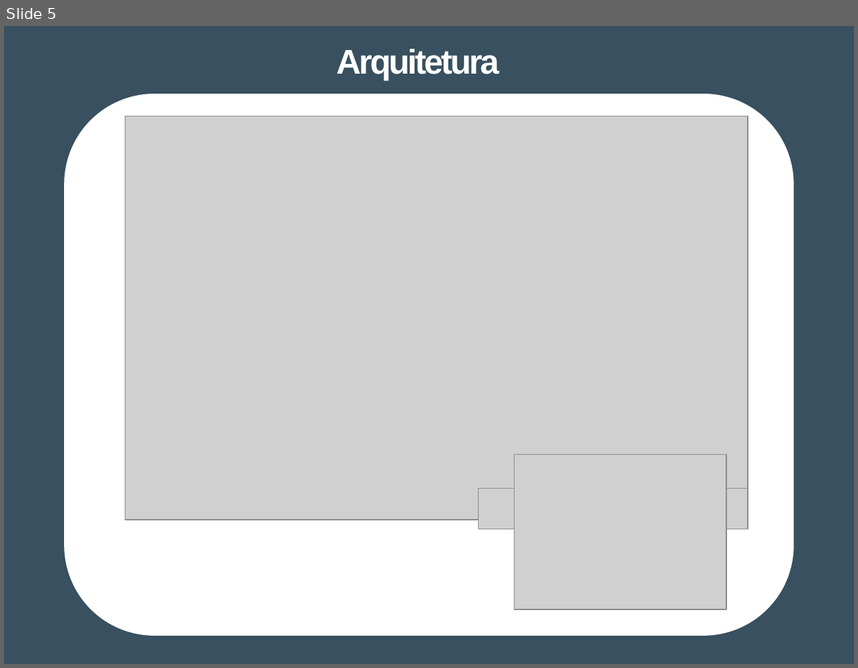
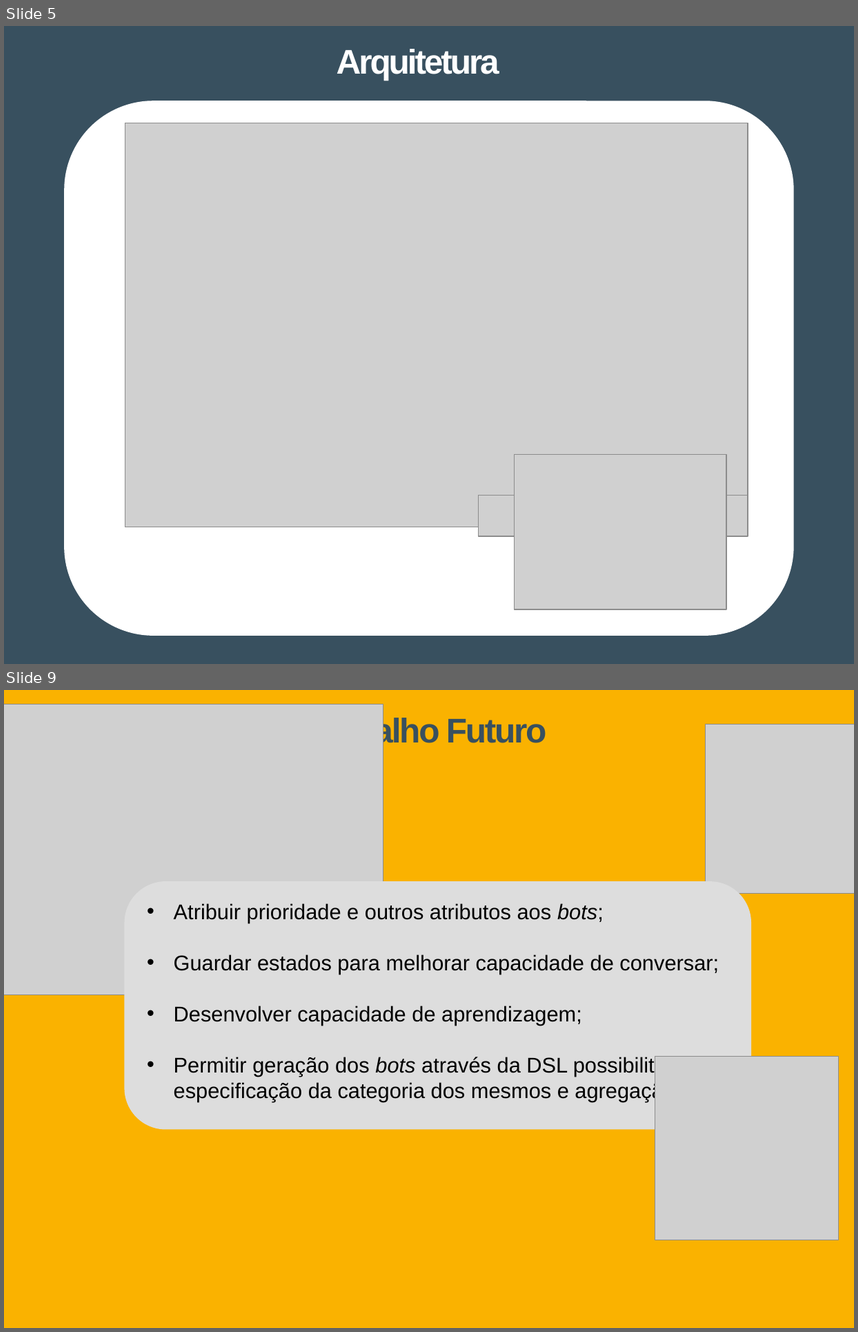
Before and after one commit to Tibblue/PLC, a slide deck: LEI/apresentações/apresLEI_raul.pptx. Shown one above the other, each under a label of ours: slide 5 before the commit, slides 5 and 9 after it; the slides between them are not shown. The pictures are 858x668 and 858x1332 pixels, drawn with LibreOffice and Linux fonts; fonts in the diff are those of the drawing; grey boxes stand for pictures. Boxes give left, top, right and bottom in pixels: in the first picture for what was removed or moved away, otherwise in the second. Text is boxed around its words. In the diff, an @@ line names an element or a change of style, - is before the commit and + after.

```diff
--- a/LEI/apresentações/apresLEI_raul.pptx
+++ b/LEI/apresentações/apresLEI_raul.pptx
@@ slide 9 added at (x1=4, y1=690, x2=854, y2=1328), background #FFFFFF @@
@@ freeform shape added at (x1=4, y1=690, x2=854, y2=1328), fill #FAB200 @@
@@ picture added at (x1=4, y1=704, x2=383, y2=995) @@
@@ title added at (x1=308, y1=716, x2=547, y2=749), 29 pt, text #38505F, bold @@
+Trabalho Futuro
@@ picture added at (x1=705, y1=724, x2=854, y2=893) @@
@@ rounded rectangle added at (x1=125, y1=881, x2=751, y2=1130), fill #DDDDDD @@
@@ text added at (x1=174, y1=903, x2=720, y2=1101), 18 pt, text #000000 @@
+• Atribuir prioridade e outros atributos aos bots;
+• Guardar estados para melhorar capacidade de conversar;
+• Desenvolver capacidade de aprendizagem;
+• Permitir geração dos bots através da DSL possibilitando a especificação da categoria dos mesmos e agregação.
@@ picture added at (x1=655, y1=1056, x2=839, y2=1240) @@
@@ slide 5 changed as well @@
@@ rounded rectangle resized from (x1=64, y1=94, x2=794, y2=635) to (x1=64, y1=101, x2=794, y2=635) @@
@@ picture moved from (x1=125, y1=116, x2=748, y2=519) to (x1=125, y1=123, x2=748, y2=526) @@
@@ picture moved from (x1=478, y1=488, x2=748, y2=528) to (x1=478, y1=495, x2=748, y2=536) @@
```
Also in this commit, not shown: 5 other slides changed, 3 other slides added, 3 slides removed.
